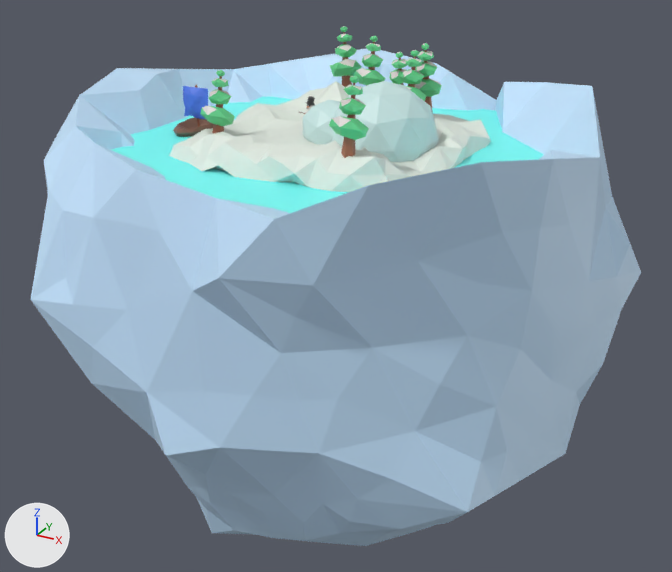
One commit to the glTF model NorthPole.glb: the scene before it, then after it.
Before and after are seen from a 50 mm camera at (213.0, -376.0, 154.0) aimed at (1.0, 11.0, -40.0). Arrows for +X, +Y and +Z are at lower left; the lights stay in place. Where no turn or scale is listed for an object, it has been applied to the vertices.

The first picture shows 'Cube', 'Icosphere.001', 'Icosphere.002', 'Plane', 'Plane.001', 'Tree3.001', 'Tree3.003', 'Tree3.004', 'Tree3.005', 'Tree3.006'.
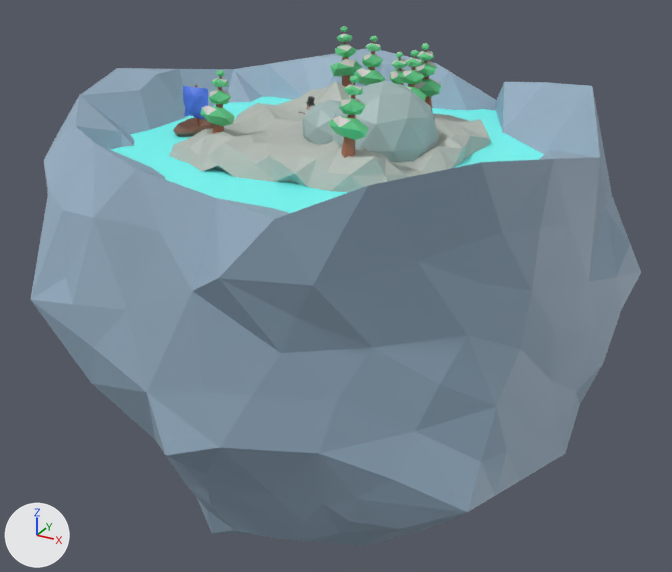
Boxes (x1, y1, x2, y2) around the edits, measured in the pictures (672 x 572 px):
'Plane', recoloured: (30, 49, 641, 546) in both
'Cube', recoloured (white to grey): (169, 81, 491, 192) in both
'Icosphere.001', recoloured: (332, 81, 439, 162) in both
'Icosphere.002', recoloured (white to grey): (303, 100, 340, 144) in both

Edits to the bpy script that builds the scene:
```text
Change mat_ice:
    mat_ice.base_color: (0.557, 0.782, 1.0) -> (0.308, 0.429, 0.547)  # blue #c5e5ff -> blue #97afc3
Change mat_snow1:
    mat_snow1.base_color: (0.756, 0.822, 0.748) -> (0.458, 0.497, 0.453)  # white #e1eae0 -> grey #b4bbb3
Change mat_igloo:
    mat_igloo.base_color: (0.591, 0.8, 0.783) -> (0.36, 0.485, 0.475)  # white #cae7e5 -> grey #a2b9b7
```
